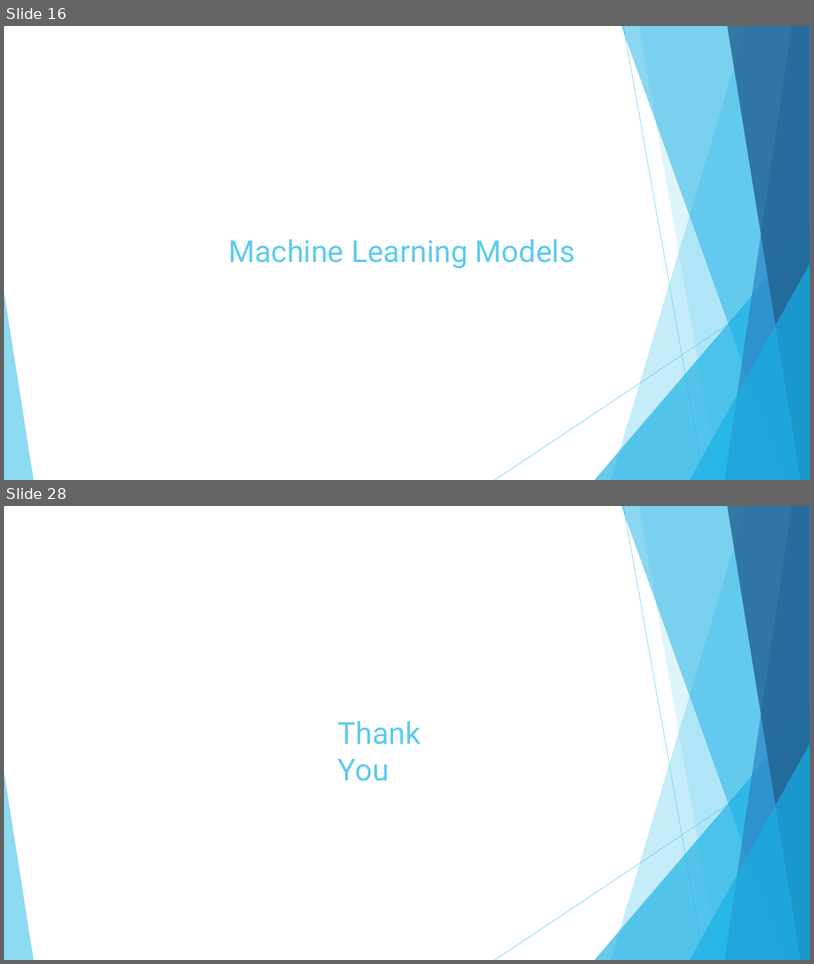
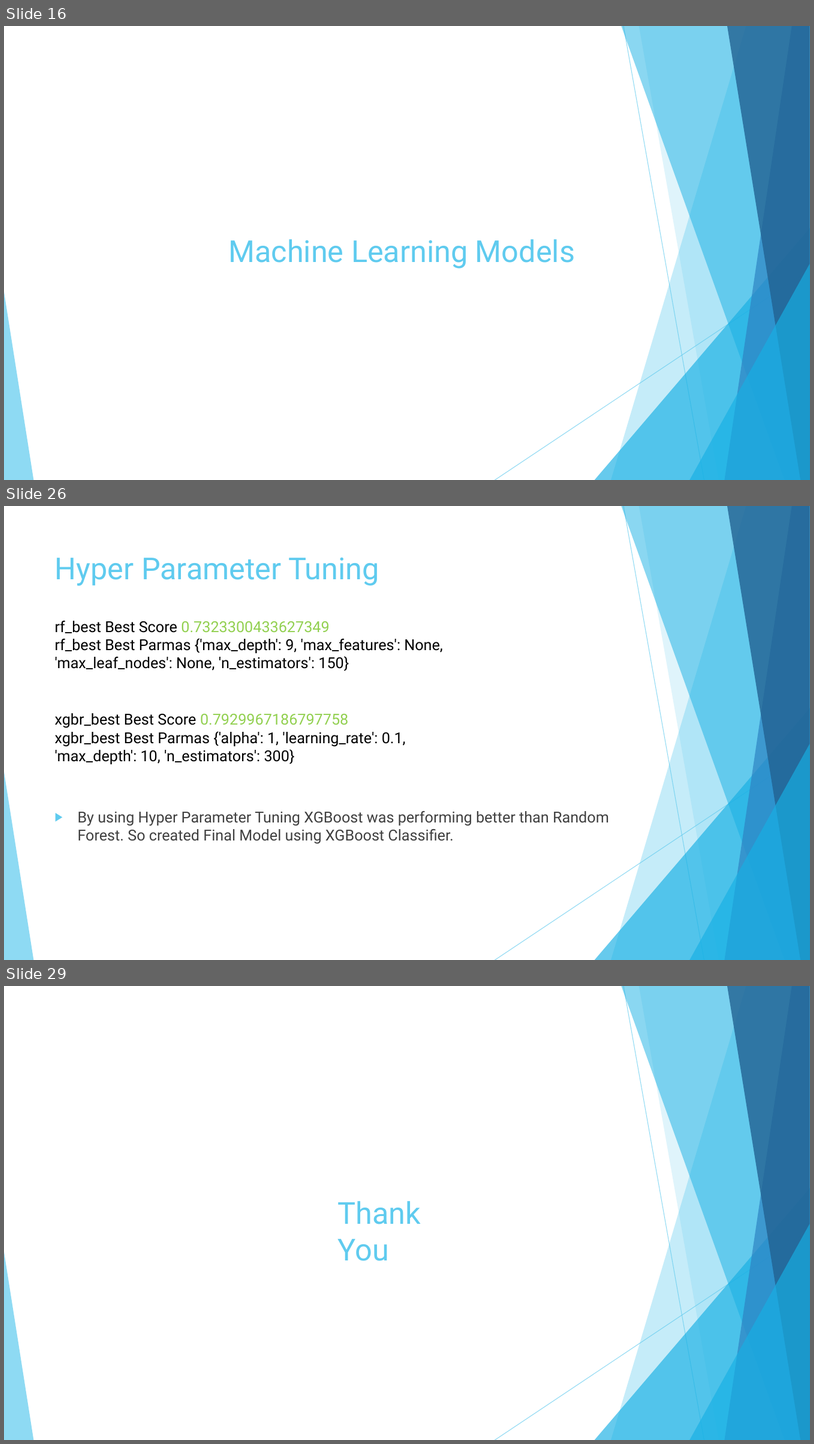
Before and after one commit to meghrajkonduskar/In-Drive-Coupon-Recommendation-Project, a slide deck: In Drive Coupon Recommendation.pptx. Shown one above the other, each under a label of ours: slides 16 and 28 before the commit, slides 16, 26 and 29 after it; the slides between them are not shown. The pictures are 814x964 and 814x1444 pixels, drawn with LibreOffice and Linux fonts; fonts in the diff are those of the drawing. Boxes give left, top, right and bottom in pixels: in the first picture for what was removed or moved away, otherwise in the second. Text is boxed around its words. In the diff, an @@ line names an element or a change of style, - is before the commit and + after.

Commit message:
fix bugs and final model

```diff
--- a/In Drive Coupon Recommendation.pptx
+++ b/In Drive Coupon Recommendation.pptx
@@ slide 26 added at box(4, 506, 810, 960), background #FFFFFF; not listed: 10 template elements that a slide beside it also shows @@
@@ title added at box(55, 557, 380, 586), 36 pt, text #5FCBEF @@
+Hyper Parameter Tuning
@@ text added at box(55, 621, 443, 671), 18 pt, text #000000 @@
+rf_best Best Score 0.7323300433627349
+rf_best Best Parmas {'max_depth': 9, 'max_features': None, 'max_leaf_nodes': None, 'n_estimators': 150}
@@ text added at box(55, 713, 406, 764), 18 pt, text #000000 @@
+xgbr_best Best Score 0.7929967186797758
+xgbr_best Best Parmas {'alpha': 1, 'learning_rate': 0.1, 'max_depth': 10, 'n_estimators': 300}
@@ text added at box(78, 811, 609, 844), 18 pt, text #404040 @@
+▶ By using Hyper Parameter Tuning XGBoost was performing better than Random Forest. So created Final Model using XGBoost Classifier.
@@ what was slide 28 is now slide 29 @@
```
Also in this commit, not shown: 11 slides changed, 22 other files.
